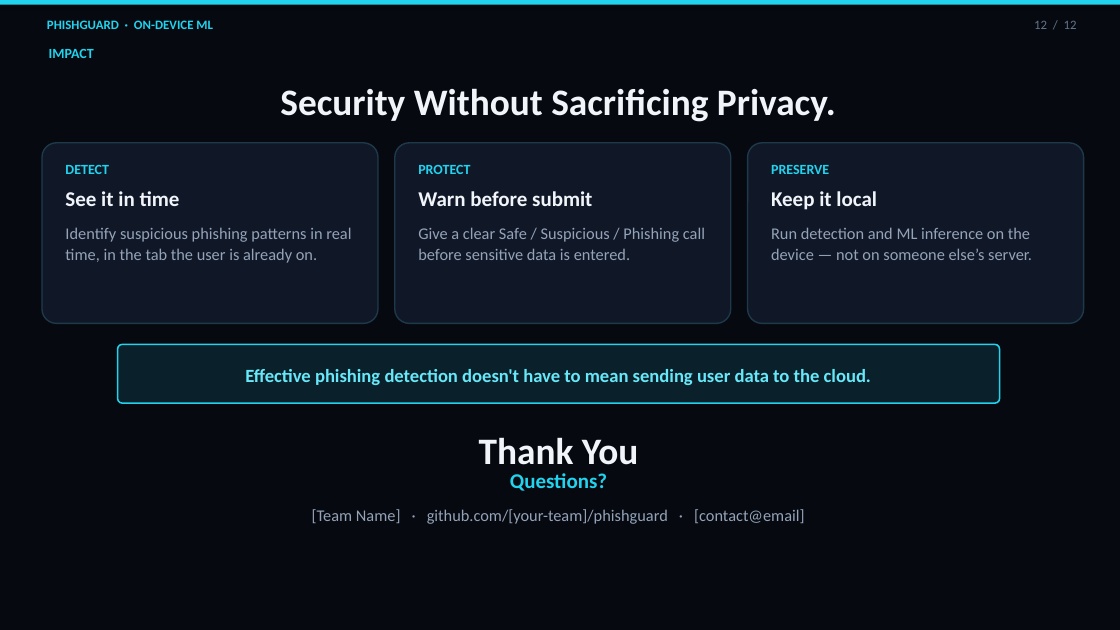
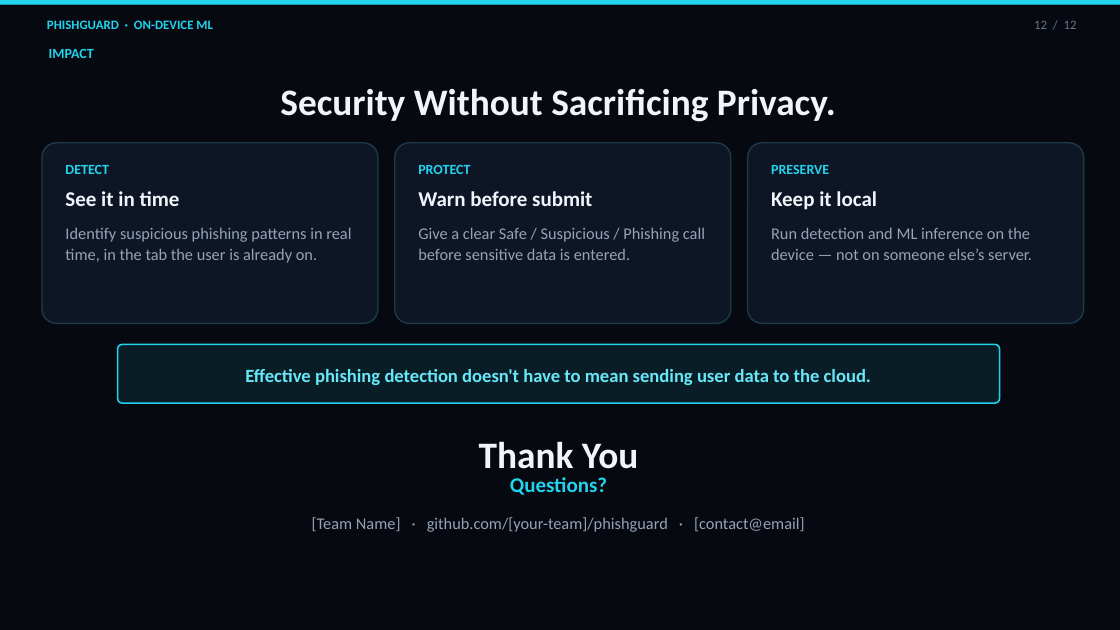
Before and after one commit to sachin20072909/Arduino-learning-journey.., a slide deck: slide 12 of presentation/PhishGuard-Hackathon-Pitch.pptx. Drawn at 1120x630 pixels with LibreOffice and Linux fonts; fonts in the diff are those of the drawing; background and template pictures are left out. Boxes give left, top, right and bottom in pixels: in the first picture for what was removed or moved away, otherwise in the second. Text is boxed around its words. In the diff, an @@ line names an element or a change of style, - is before the commit and + after.

Commit message:
Add cinematic visuals to the PhishGuard pitch deck
Generated cybersecurity images for title, problem, product,
privacy, ML, signals, dataset, and closing slides so the
PPTX is more pitch-ready for upload.

```diff
--- a/presentation/PhishGuard-Hackathon-Pitch.pptx
+++ b/presentation/PhishGuard-Hackathon-Pitch.pptx
@@ rectangle added at (0, 0, 1120, 630), fill #060910 at 62% opacity @@
@@ text "Thank You": place and size @@
-text "Thank You" at (479, 437, 638, 474)
+text "Thank You" at (479, 441, 638, 478)
@@ text "Questions?": place and size @@
-text "Questions?" at (510, 473, 607, 491)
+text "Questions?" at (510, 477, 607, 495)
@@ text "[Team Name] · github.com/[your-team]/phishguard · ...": place and size @@
-text "[Team Name] · github.com/[your-team]/phishguard · ..." at (312, 509, 805, 524)
+text "[Team Name] · github.com/[your-team]/phishguard · ..." at (312, 517, 805, 532)
```
Also in this commit, not shown: 11 other slides changed, 9 other files.
